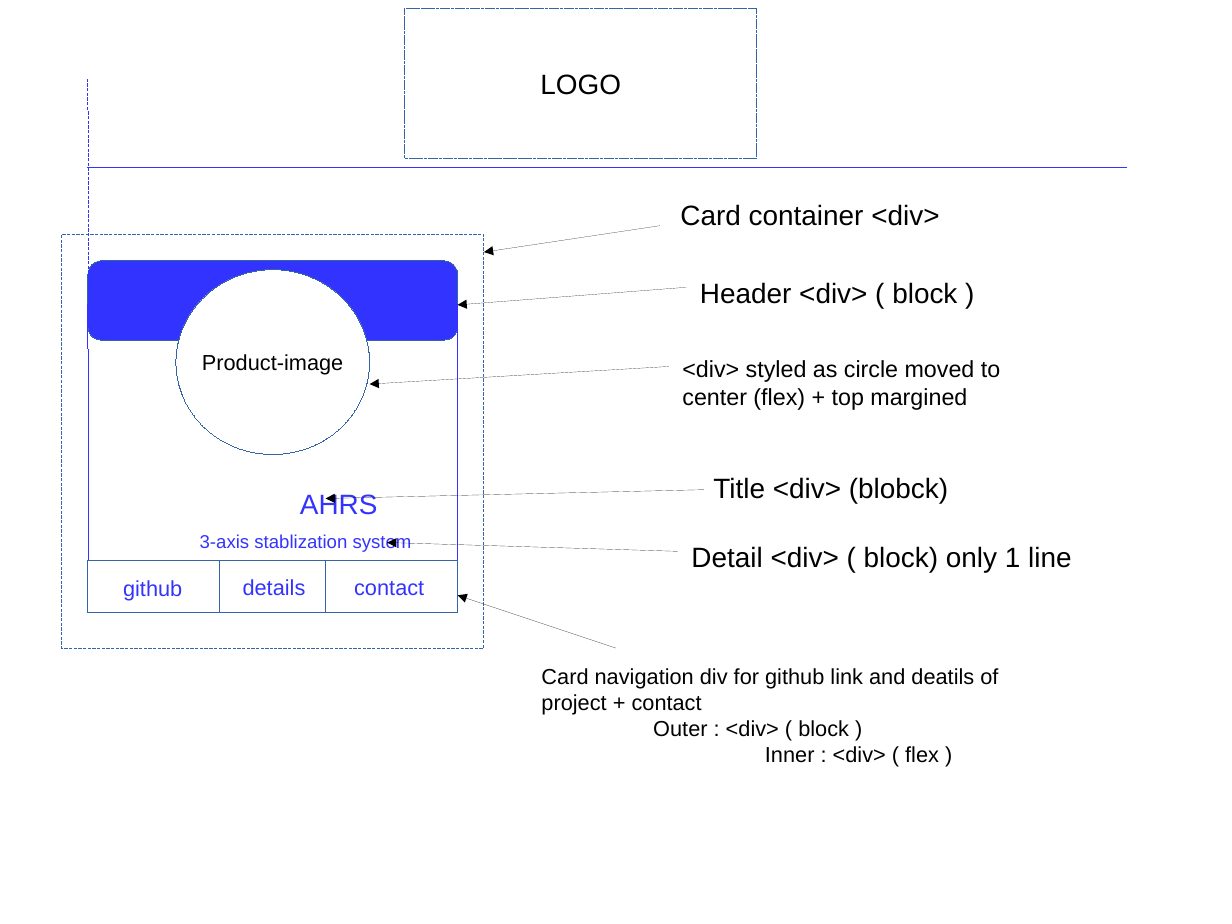
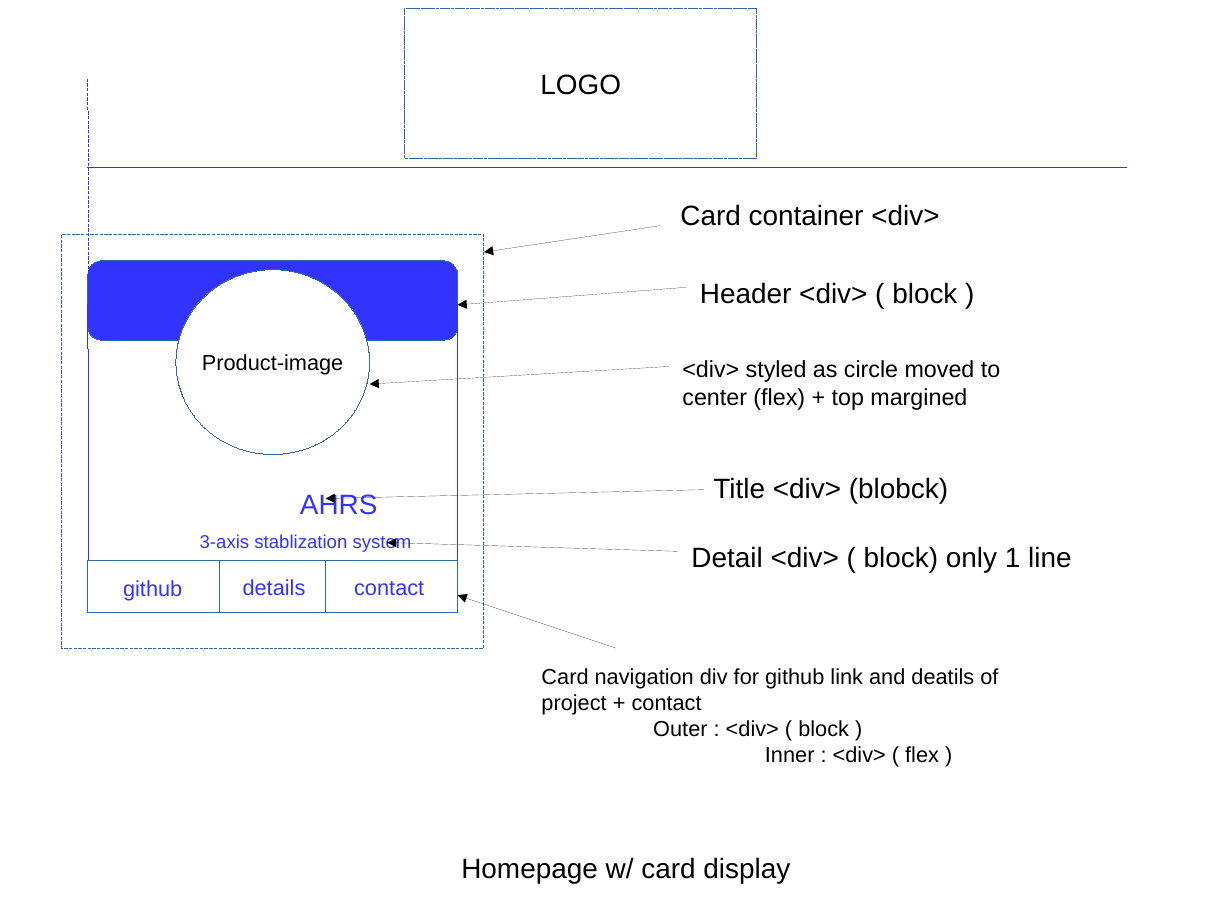
Before and after one commit to RaviPrasadWA/ProjectDisplay, a slide deck: slide 1 of planning-1.odp. Drawn at 1232x924 pixels with LibreOffice and Linux fonts; fonts in the diff are those of the drawing. Boxes give left, top, right and bottom in pixels: in the first picture for what was removed or moved away, otherwise in the second. Text is boxed around its words. In the diff, an @@ line names an element or a change of style, - is before the commit and + after.

Commit message:
modified the file

```diff
--- a/planning-1.odp
+++ b/planning-1.odp
@@ text added at [461, 857, 790, 883], 18 pt, text #000000 @@
+Homepage w/ card display
```
Also in this commit, not shown: 1 slide added, 1 slide removed.
